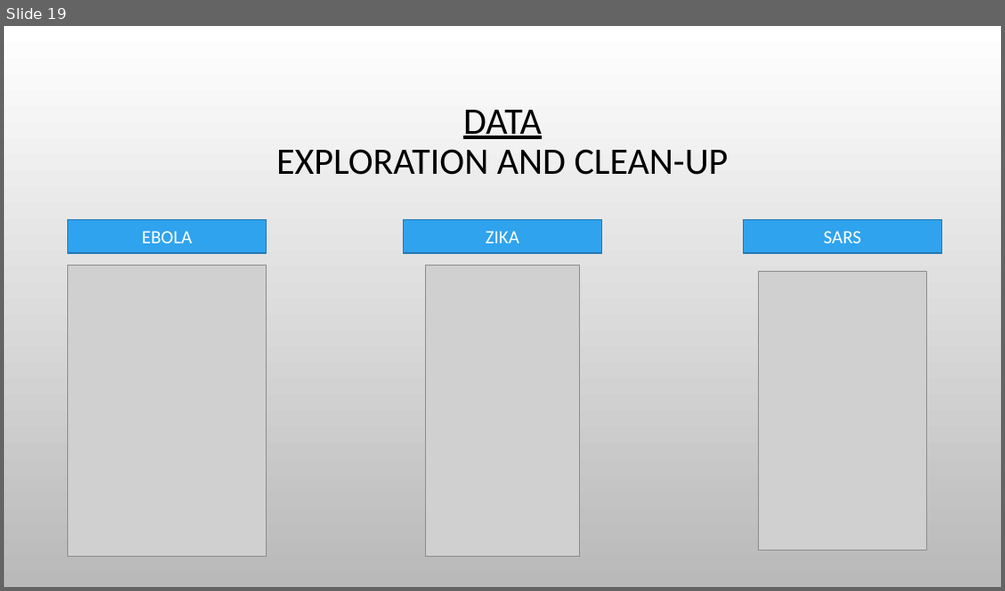
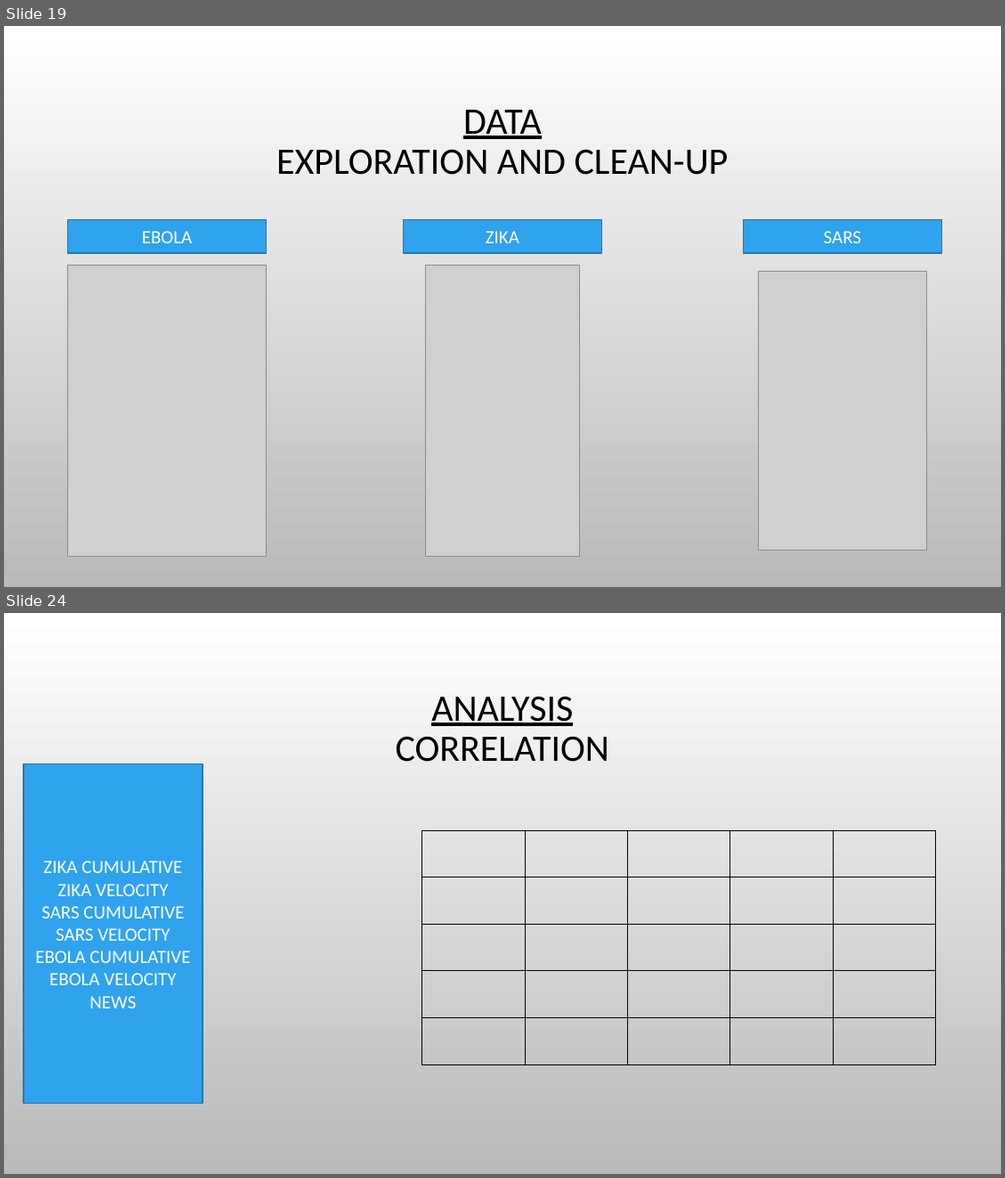
Before and after one commit to sunwukong76/GroupProject1, a slide deck: Code/Andres_Mejia/Visualizations_AM.pptx. Shown one above the other, each under a label of ours: slide 19 before the commit, slides 19 and 24 after it; the slides between them are not shown. The pictures are 1005x591 and 1005x1178 pixels, drawn with LibreOffice and Linux fonts; fonts in the diff are those of the drawing; grey boxes stand for pictures; background and template pictures are left out. Boxes give left, top, right and bottom in pixels: in the first picture for what was removed or moved away, otherwise in the second. Text is boxed around its words. In the diff, an @@ line names an element or a change of style, - is before the commit and + after.

```diff
--- a/Code/Andres_Mejia/Visualizations_AM.pptx
+++ b/Code/Andres_Mejia/Visualizations_AM.pptx
@@ slide 24 added at (4, 613, 1001, 1174), background picture (left out) @@
@@ title added at (396, 696, 609, 762), 36 pt, text #000000 @@
+ANALYSIS
+CORRELATION
@@ rectangle added at (24, 764, 202, 1103), fill #2FA3EE, outline #2379B0 1.25 pt, 18 pt, text #FFFFFF @@
+ZIKA CUMULATIVE
+ZIKA VELOCITY
+SARS CUMULATIVE
+SARS VELOCITY
+EBOLA CUMULATIVE
+EBOLA VELOCITY
+NEWS
@@ table added at (422, 831, 934, 1064), 5 rows, 5 columns @@
+ |  |  |  | 
+ |  |  |  | 
+ |  |  |  | 
+ |  |  |  | 
+ |  |  |  | 
```
Also in this commit, not shown: 1 slide changed, 7 other slides added, 1 other file.
